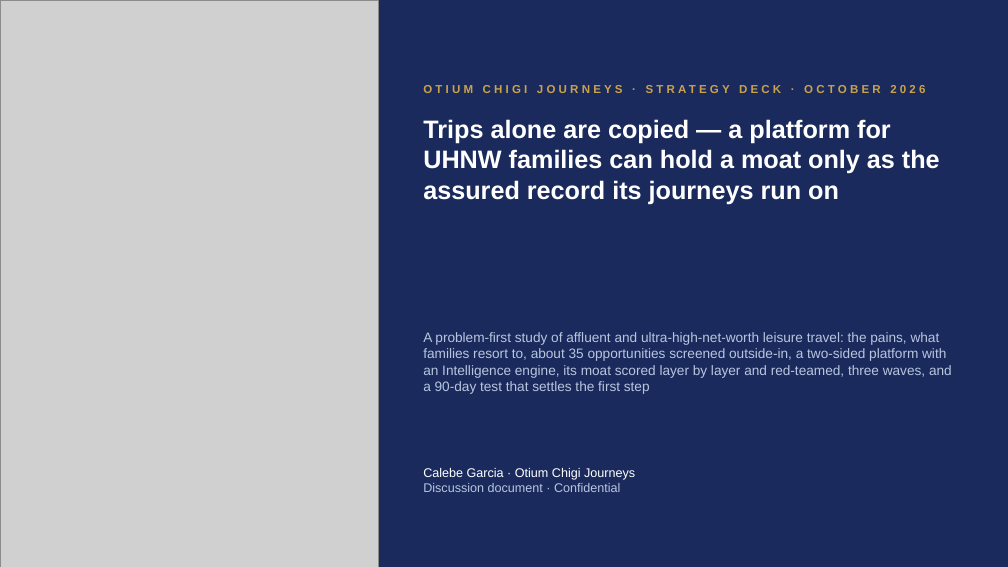
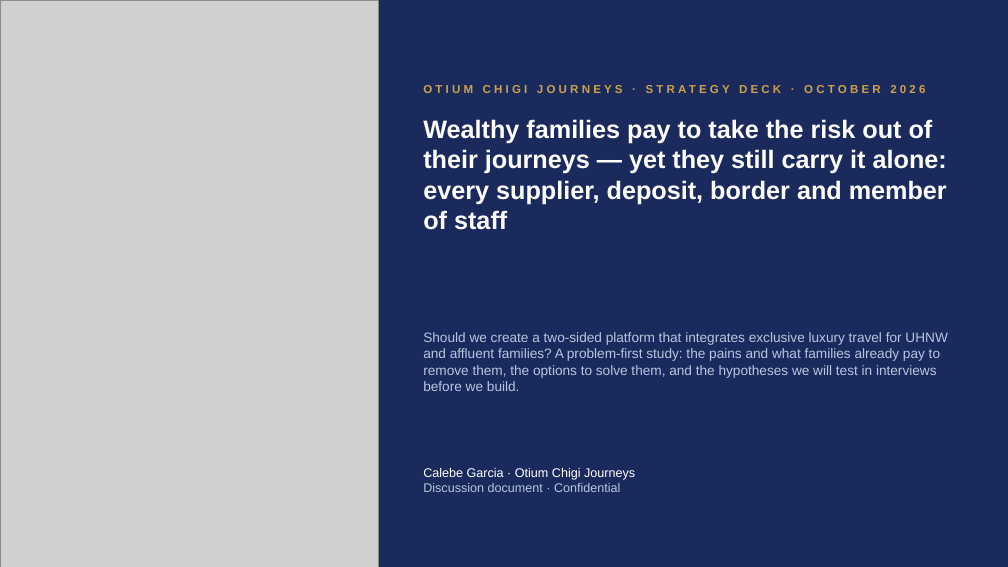
Before and after one commit to algarcalebe-web/legendary-bassoon, a slide deck: slide 1 of deck/Otium_Chigi_Journeys_Strategy_Deck.pptx. Drawn at 1008x567 pixels with LibreOffice and Linux fonts; fonts in the diff are those of the drawing; grey boxes stand for pictures. Boxes give left, top, right and bottom in pixels: in the first picture for what was removed or moved away, otherwise in the second. Text is boxed around its words. In the diff, an @@ line names an element or a change of style, - is before the commit and + after.

```diff
--- a/deck/Otium_Chigi_Journeys_Strategy_Deck.pptx
+++ b/deck/Otium_Chigi_Journeys_Strategy_Deck.pptx
@@ text at <box>423,119,947,230</box>: text changed @@
-Trips alone are copied — a platform for UHNW families can hold a moat only as the assured record its journeys run on
+Wealthy families pay to take the risk out of their journeys — yet they still carry it alone: every supplier, deposit, border and member of staff
@@ text at <box>423,332,947,391</box>: text changed @@
-A problem-first study of affluent and ultra-high-net-worth leisure travel: the pains, what families resort to, about 35 opportunities screened outside-in, a two-sided platform with an Intelligence engine, its moat scored layer by layer and red-teamed, three waves, and a 90-day test that settles the first step
+Should we create a two-sided platform that integrates exclusive luxury travel for UHNW and affluent families? A problem-first study: the pains and what families already pay to remove them, the options to solve them, and the hypotheses we will test in interviews before we build.
```
Also in this commit, not shown: 5 other slides changed, 3 slides added, 3 other files.
